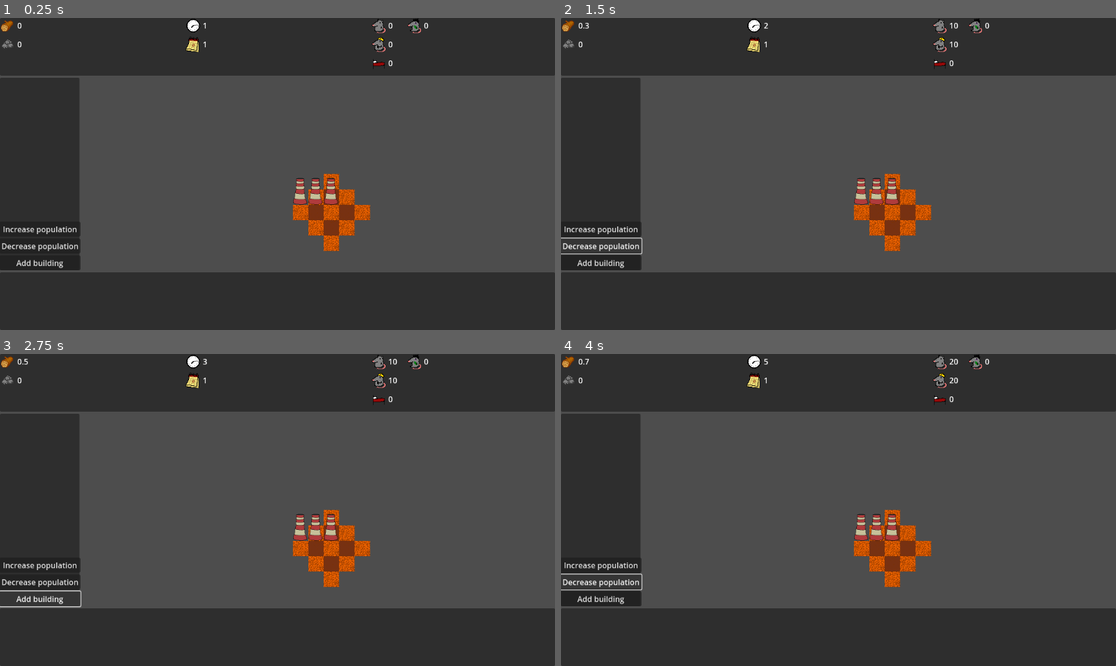
Above: before the commit, frames 1-4 (two rows, left to right).
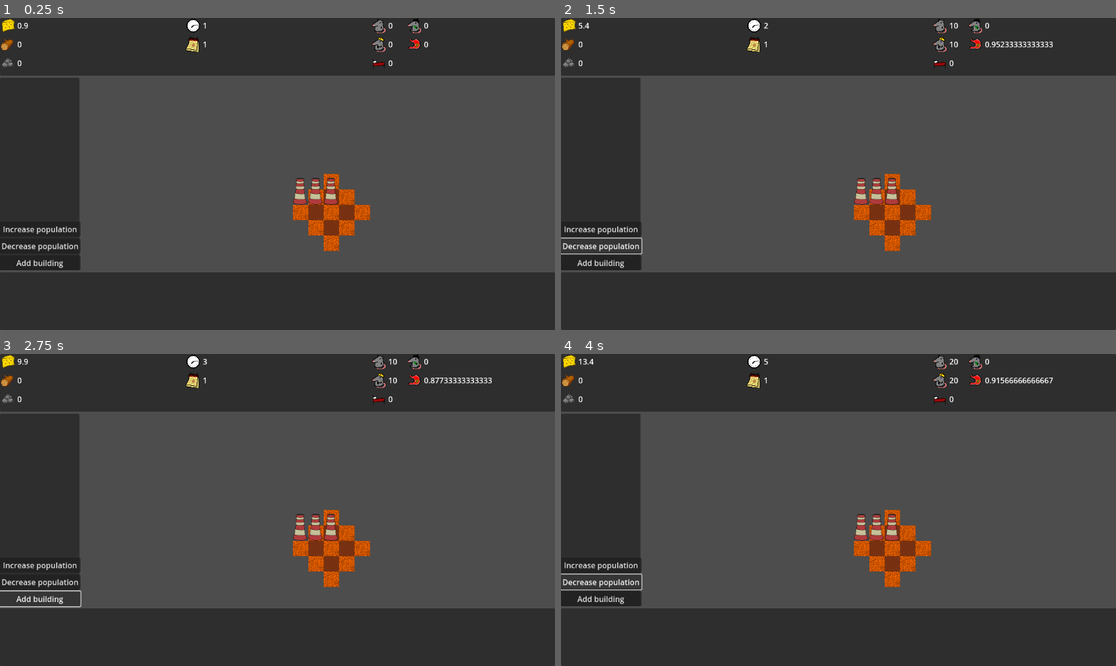
Above: after the commit, the same moments.

Repository: Roling551/td
Game: Godot game, scene res://scenes/node_2d.tscn
Same seed, same stepped clock (60 frames per second), same inputs: the game is played once before the commit and once after it.
Inputs:
- Up to frame 1 (0.25 s): no input
- Up to frame 2 (1.5 s): click "Increase population" at 0.5 s; click "Decrease population" at 1.25 s
- Up to frame 3 (2.75 s): click "Add building" at 2 s
- Up to frame 4 (4 s): click "Increase population" at 2.75 s; click "Decrease population" at 3.5 s

The runs differ from the first frame. In frame 1, 0.2% of the frame differs, in the area x 0-78%, y 0-16%; in frame 2, 0.4%; in frame 3, 0.4%; in frame 4, 0.4%, in the area x 0-89%, y 0-16%.

Commit message:
Refactor population container

Diff:
--- a/scenes/node_2d.tscn
+++ b/scenes/node_2d.tscn
@@ -74,10 +74,11 @@
 size_flags_horizontal = 3
 script = ExtResource("5_4l5ov")
 
-[node name="PopulationContainer" type="VFlowContainer" parent="CanvasLayer/VBoxContainer/UpperPanel/Panel/HBoxContainer"]
+[node name="PopulationContainer" type="VFlowContainer" parent="CanvasLayer/VBoxContainer/UpperPanel/Panel/HBoxContainer" node_paths=PackedStringArray("resource_container")]
 layout_mode = 2
 size_flags_horizontal = 3
 script = ExtResource("4_1cowe")
+resource_container = NodePath("../ResourcesContainer")
 
 [node name="MiddlePart" type="Control" parent="CanvasLayer/VBoxContainer"]
 layout_mode = 2
--- /dev/null
+++ b/scripts/AssignPopulationAlgorithms.gd
@@ -0,0 +1,37 @@
+extends Node
+class_name AssignPopulationAlgorithms
+
+static func assign_equally(population, working_population, resting_population, unemployed_population, buildings, city):
+	var population_wanting_work = []
+	working_population.clear()
+	resting_population.clear()
+	unemployed_population.clear()
+	for citizen in population:
+		if citizen.want_to_work():
+			population_wanting_work.append(citizen)
+		else:
+			resting_population.append(citizen)
+
+	var needed_workers_num = 0
+	city.reset_population()
+	for building in buildings:
+		if building.building_components.has("population"):
+			building.building_components["population"].reset_population()
+
+	Util.divide_list_into_requesters(
+		population_wanting_work,
+		working_population,
+		unemployed_population,
+		buildings,
+		func(requester):
+			if requester.building_components.has("population"):
+				return requester.building_components["population"].max_population
+			else:
+				return 0,
+		func(requester, to_assign):
+			if requester.building_components.has("population"):
+				requester.building_components["population"].assign_population(to_assign)
+	)
+
+	city.assign_population(resting_population)
+	city.assign_population(unemployed_population)
--- /dev/null
+++ b/scripts/AssignResourcesToPopulation.gd
@@ -0,0 +1,22 @@
+extends Node
+class_name AssignResourcesToPopulation
+
+static func basic_assign(population_container: PopulationContainer, resources_container: ResourcesContainer):
+	var food = resources_container.get_resource("food")
+	food = Util.divide_resource_proportianlly_to_request(
+		food,
+		population_container.population,
+		func(citizen):
+			return max(0, 0.9 - citizen.needs["satiety"]),
+		func(citizen, amount):
+			citizen.feed(amount)
+	)
+	food = Util.divide_resource_proportianlly_to_request(
+		food,
+		population_container.working_population,
+		func(citizen):
+			return max(0, 0.7 - citizen.needs["satiety"]),
+		func(citizen, amount):
+			citizen.feed(amount)
+	)
+	resources_container.resources["food"] = food
--- a/scripts/BuildingsFactory.gd
+++ b/scripts/BuildingsFactory.gd
@@ -10,7 +10,13 @@
 				{"position": Vector2i(0,-1)}
 			],
 			"components": {
-				"resources" : func(): return ResourcesComponent.new(main_script.resources_container),
+				"resources" :
+					func():
+						return ResourcesComponent.new(
+							main_script.resources_container,
+							func():
+								main_script.resources_container.change_resource("food", 0.02)
+						),
 				"population": func(): return PopulationComponent.new(main_script.population_container),
 			}
 		}
--- a/scripts/Citizen.gd
+++ b/scripts/Citizen.gd
@@ -1,21 +1,23 @@
 extends Node
 class_name Citizen
 
-var restness = 1.0
-var satiety = 1.0
+var needs = {
+	"restness": 1.0,
+	"satiety": 1.0
+}
 
 func want_to_work():
-	return restness > 0.5 && satiety > 0.5
+	return needs["restness"] > 0.5 && needs["satiety"] > 0.5
 
 func work(intensity):
-	restness = clamp(restness-intensity*0.1/GlobalConst.frame_per_hour, 0.0, 1.0)
-	satiety = clamp(satiety-intensity*0.02/GlobalConst.frame_per_hour, 0.0, 1.0)
+	needs["restness"] = clamp(needs["restness"]-intensity*0.1/GlobalConst.frame_per_hour, 0.0, 1.0)
+	needs["satiety"] = clamp(needs["satiety"]-intensity*0.02/GlobalConst.frame_per_hour, 0.0, 1.0)
 
 func rest(quality):
-	restness = clamp(restness+quality*0.1/GlobalConst.frame_per_hour, 0.0, 1.0)
+	needs["restness"] = clamp(needs["restness"]+quality*0.1/GlobalConst.frame_per_hour, 0.0, 1.0)
 
-func feed(amount):
-	satiety = clamp(satiety+amount, 0.0, 1.0)
+func feed(food_amount):
+	needs["satiety"] = clamp(needs["satiety"]+food_amount, 0.0, 1.0)
 
 func action():
-	satiety = clamp(satiety-0.04/GlobalConst.frame_per_hour, 0.0, 1.0)
+	needs["satiety"] = clamp(needs["satiety"]-0.04/GlobalConst.frame_per_hour, 0.0, 1.0)
--- a/scripts/PopulationContainer.gd
+++ b/scripts/PopulationContainer.gd
@@ -1,91 +1,50 @@
 extends VFlowContainer
+class_name PopulationContainer
+
+@export var resource_container: Node
 
 @onready var resource_item_prototype = preload("res://scenes/resource_item.tscn")
 @onready var population_sprite = preload("res://sprites/resource_sprites/rat.png")
 @onready var working_sprite = preload("res://sprites/resource_sprites/working.png")
 @onready var unemployed_sprite = preload("res://sprites/resource_sprites/unemployed.png")
 @onready var bed_sprite = preload("res://sprites/resource_sprites/bed.png")
-var population_item
-var working_item
-var rest_item
-var unemployed_item
+@onready var stomach_sprite = preload("res://sprites/resource_sprites/stomach.png")
 
 var population = []
 var working_population = []
 var resting_population = []
 var unemployed_population = []
 
+var resource_items = {}
+
 func _ready():
-	population_item = resource_item_prototype.instantiate()
-	add_child(population_item)
-	population_item.set_icon(population_sprite)
-	working_item = resource_item_prototype.instantiate()
-	add_child(working_item)
-	working_item.set_icon(working_sprite)
-	rest_item = resource_item_prototype.instantiate()
-	add_child(rest_item)
-	rest_item.set_icon(bed_sprite)
-	unemployed_item = resource_item_prototype.instantiate()
-	add_child(unemployed_item)
-	unemployed_item.set_icon(unemployed_sprite)
+	create_resource_item("population", population_sprite, func():return population.size())
+	create_resource_item("working", working_sprite, func():return working_population.size())
+	create_resource_item("rest", bed_sprite, func():return resting_population.size())
+	create_resource_item("unemployed", unemployed_sprite, func():return unemployed_population.size())
+	create_resource_item("satiety", stomach_sprite, func():return Util.get_avg(population, func(citizen): return citizen.needs["satiety"]))
 	update()
 
 func update():
-	population_item.set_text(str(population.size()))
-	working_item.set_text(str(working_population.size()))
-	rest_item.set_text(str(resting_population.size()))
-	unemployed_item.set_text(str(unemployed_population.size()))
+	for item in resource_items:
+		resource_items[item][0].set_text(str(resource_items[item][1].call()))
+
+func create_resource_item(name, sprite, update_method):
+	var resource_item = resource_item_prototype.instantiate()
+	add_child(resource_item)
+	resource_item.set_icon(sprite)
+	resource_items[name] = [resource_item, update_method]
+	return resource_item
 
 func change_population(population_change):
 	if population_change>0:
 		for i in population_change:
 			population.append(Citizen.new())
 
-func working_pay(civilian):
-	civilian.feed(0.1)
-
-func unemployed_pay(civilian):
-	civilian.feed(0.02)
-
 func citizens_action():
 	for citizen in population:
 		citizen.action()
 
 func assign_population(buildings, city):
-	var population_wanting_work = []
-	working_population = []
-	resting_population = []
-	unemployed_population = []
-	for citizen in population:
-		if citizen.want_to_work():
-			population_wanting_work.append(citizen)
-		else:
-			resting_population.append(citizen)
-
-	var needed_workers_num = 0
-	city.reset_population()
-	for building in buildings:
-		if building.building_components.has("population"):
-			building.building_components["population"].reset_population()
-
-	Util.divide_into_requesters(
-		population_wanting_work,
-		working_population,
-		unemployed_population,
-		buildings,
-		func(requester):
-			if requester.building_components.has("population"):
-				return requester.building_components["population"].max_population
-			else:
-				return 0,
-		func(requester, to_assign):
-			if requester.building_components.has("population"):
-				requester.building_components["population"].assign_population(to_assign)
-	)
-
-	city.assign_population(resting_population)
-	city.assign_population(unemployed_population)
-	for citizen in working_population:
-		working_pay(citizen)
-	for citizen in unemployed_population:
-		unemployed_pay(citizen)
+	AssignResourcesToPopulation.basic_assign(self, resource_container)
+	AssignPopulationAlgorithms.assign_equally(population, working_population, resting_population, unemployed_population, buildings, city)
--- a/scripts/ResourcesComponent.gd
+++ b/scripts/ResourcesComponent.gd
@@ -2,12 +2,14 @@
 class_name ResourcesComponent
 
 var resources_container
+var resource_action
 
 func has_ui():
 	return false
 
-func _init(_resources_container):
+func _init(_resources_container, _resource_action):
 	resources_container = _resources_container
+	resource_action = _resource_action
 
 func action():
-	resources_container.change_resource("wood", 0.001)
+	resource_action.call()
--- a/scripts/ResourcesContainer.gd
+++ b/scripts/ResourcesContainer.gd
@@ -1,8 +1,13 @@
 extends VFlowContainer
+class_name ResourcesContainer
 
 @onready var resource_item_prototype = preload("res://scenes/resource_item.tscn")
 
 var resource_types = [
+	{
+		"name": "food",
+		"sprite": preload("res://sprites/resource_sprites/food.png")
+	},
 	{
 		"name": "wood",
 		"sprite": preload("res://sprites/resource_sprites/wood.png")
@@ -30,3 +35,9 @@
 
 func change_resource(resource, change):
 	resources[resource] += change
+
+func get_resource(resource):
+	if resources.has(resource):
+		return resources[resource]
+	else:
+		return 0.0
--- a/scripts/Util.gd
+++ b/scripts/Util.gd
@@ -7,7 +7,7 @@
 	control.anchor_top = 0
 	control.anchor_bottom = 1
 
-static func divide_into_requesters(
+static func divide_list_into_requesters(
 	array_to_divide,
 	divided_elements,
 	left_out_array,
@@ -38,3 +38,32 @@
 				break
 			assign_request.call(requester, array_to_divide.slice(assigned_num, assigned_num+1))
 			assigned_num += 1
+
+static func divide_resource_proportianlly_to_request(
+	resource_amount,
+	requesters,
+	get_requested_amount,
+	assign_request
+):
+	var whole_needed_amount = 0
+	for requester in requesters:
+		whole_needed_amount += get_requested_amount.call(requester)
+	if whole_needed_amount > resource_amount:
+		for requester in requesters:
+			assign_request.call(requester, get_requested_amount.call(requester)*resource_amount/whole_needed_amount)
+		return 0
+	else:
+		for requester in requesters:
+			assign_request.call(requester, get_requested_amount.call(requester))
+		return resource_amount - whole_needed_amount
+
+static func get_avg(
+	array,
+	get_amount
+):
+	if array.size() == 0:
+		return 0
+	var sum = 0
+	for item in array:
+		sum += get_amount.call(item)
+	return sum / array.size()
Binary file added: sprites/resource_sprites/food.png
Not shown, added: sprites/resource_sprites/food.png.import
Binary file added: sprites/resource_sprites/stomach.png
Not shown, added: sprites/resource_sprites/stomach.png.import
